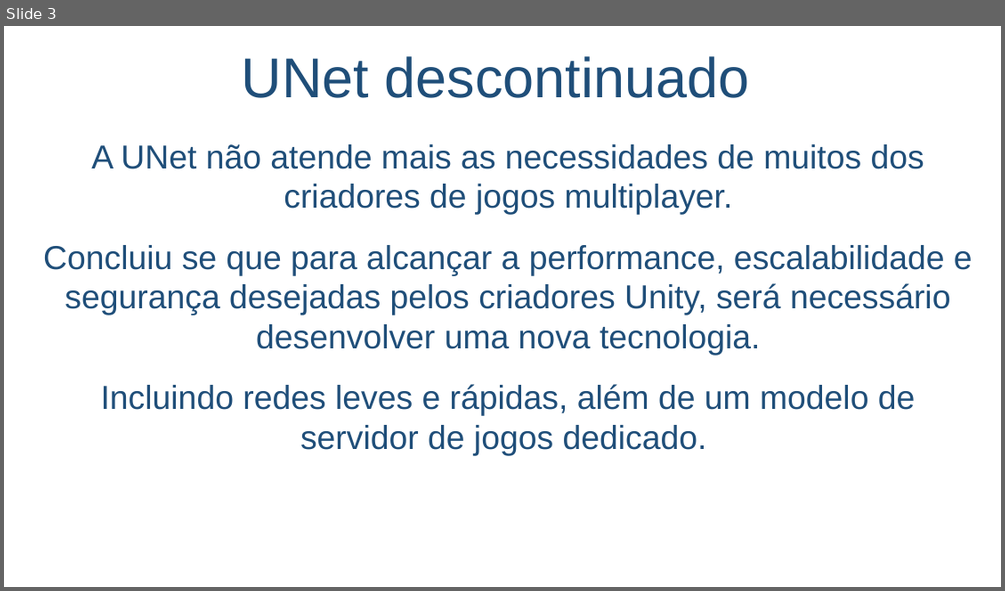
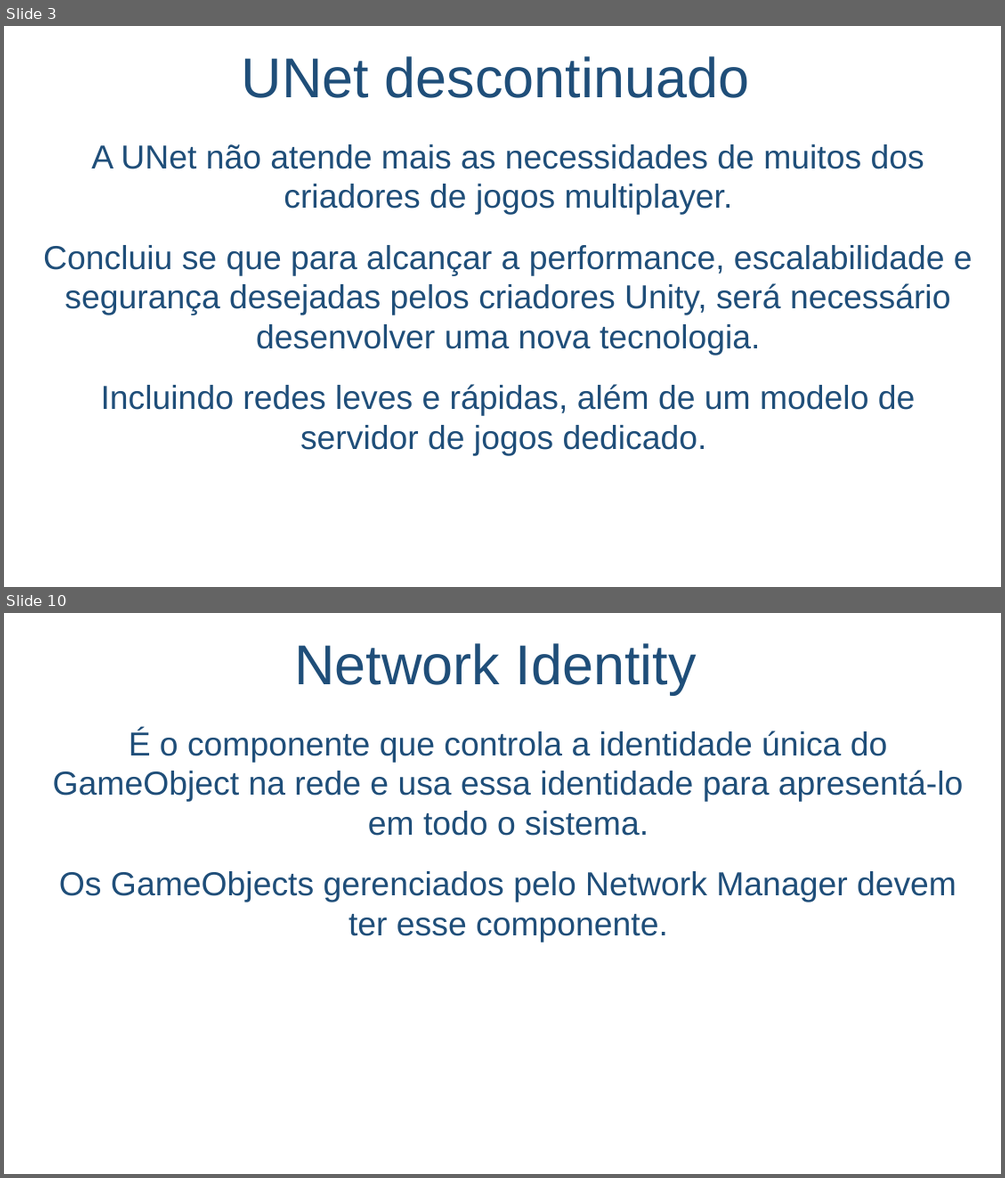
Before and after one commit to salmo-jr/public-slides, a slide deck: unity-multiplayer.pptx. Shown one above the other, each under a label of ours: slide 3 before the commit, slides 3 and 10 after it; the slides between them are not shown. The pictures are 1005x591 and 1005x1178 pixels, drawn with LibreOffice and Linux fonts; fonts in the diff are those of the drawing; background and template pictures are left out. Boxes give left, top, right and bottom in pixels: in the first picture for what was removed or moved away, otherwise in the second. Text is boxed around its words. In the diff, an @@ line names an element or a change of style, - is before the commit and + after.

Commit message:
add new slides about: Network Manager; Network Manager HUD; and Network Identity

```diff
--- a/unity-multiplayer.pptx
+++ b/unity-multiplayer.pptx
@@ slide 10 added at [4,613,1001,1174], background picture (left out) @@
@@ title added at [294,643,696,694], 54 pt, text #1F4E79 @@
+Network Identity
@@ text added at [53,729,963,942], 32 pt, text #1F4E79 @@
+É o componente que controla a identidade única do GameObject na rede e usa essa identidade para apresentá-lo em todo o sistema.
+Os GameObjects gerenciados pelo Network Manager devem ter esse componente.
```
Also in this commit, not shown: 1 slide changed, 7 other slides added.
